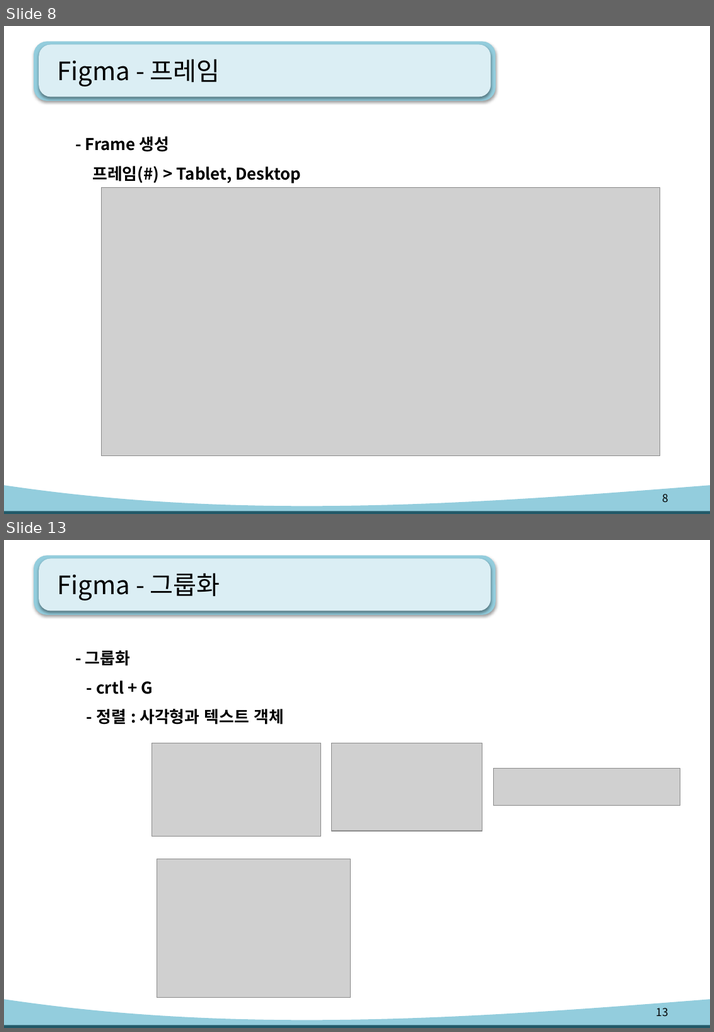
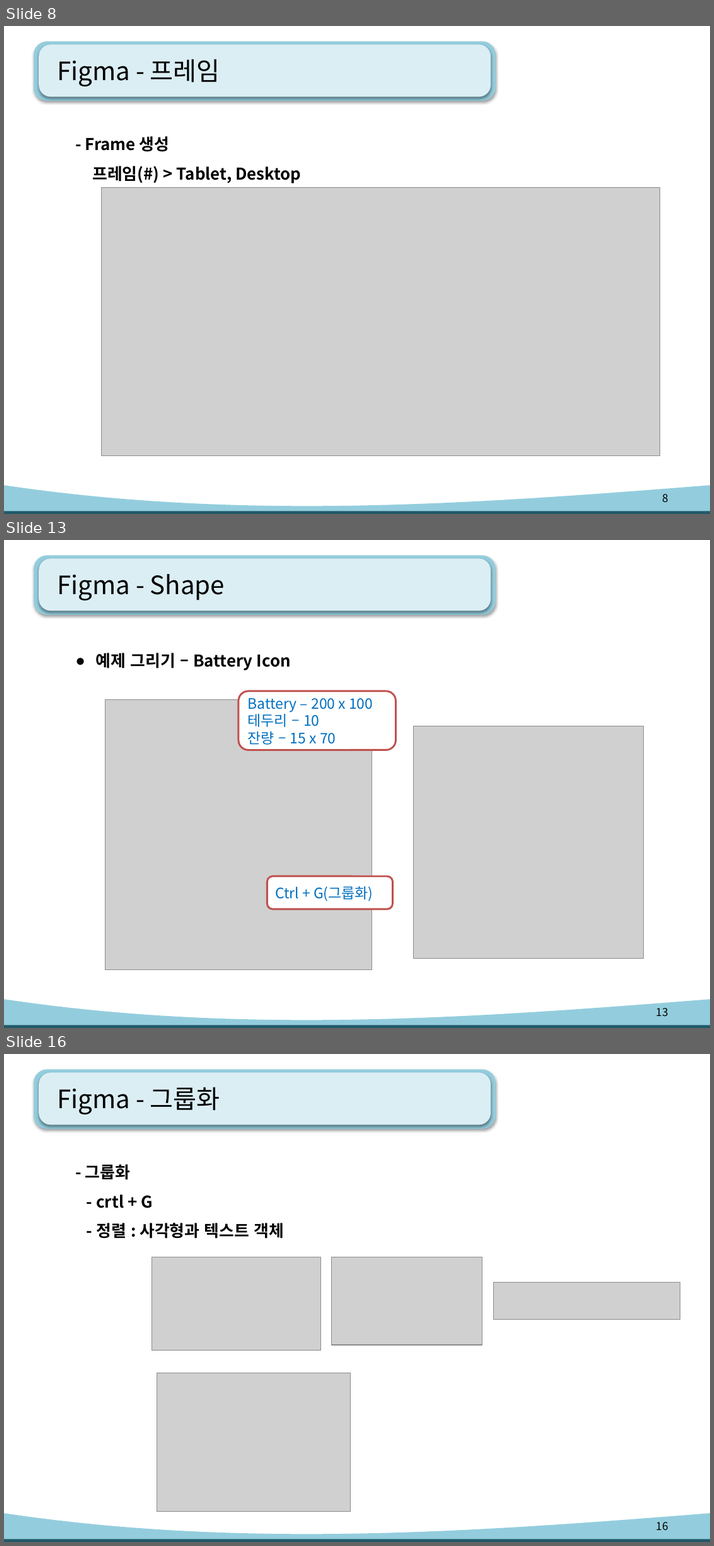
Before and after one commit to kiyongee2/green_project_web, a slide deck: figma_ppt/uiux-Figma.pptx. Shown one above the other, each under a label of ours: slides 8 and 13 before the commit, slides 8, 13 and 16 after it; the slides between them are not shown. The pictures are 714x1032 and 714x1546 pixels, drawn with LibreOffice and Linux fonts; fonts in the diff are those of the drawing; grey boxes stand for pictures. Boxes give left, top, right and bottom in pixels: in the first picture for what was removed or moved away, otherwise in the second. Text is boxed around its words. In the diff, an @@ line names an element or a change of style, - is before the commit and + after.

Commit message:
figma

```diff
--- a/figma_ppt/uiux-Figma.pptx
+++ b/figma_ppt/uiux-Figma.pptx
@@ slide 13 added at box(4, 540, 710, 1028), background #FFFFFF; not listed: 4 template elements that a slide beside it also shows @@
@@ title added at box(57, 574, 224, 600), 28 pt, text #000000 @@
+Figma - Shape
@@ text added at box(96, 653, 291, 670), 18 pt, text #000000, bold @@
+● 예제 그리기 – Battery Icon
@@ picture added at box(105, 699, 371, 970) @@
@@ rounded rectangle added at box(238, 691, 396, 750), fill #FFFFFF, outline #C0504D 2 pt, 16 pt, text #0070C0 @@
+Battery – 200 x 100
+테두리 – 10
+잔량 – 15 x 70
@@ picture added at box(413, 726, 643, 959) @@
@@ rounded rectangle added at box(267, 877, 393, 910), fill #FFFFFF, outline #C0504D 2 pt, 16 pt, text #0070C0 @@
+Ctrl + G(그룹화)
@@ page number added at box(655, 1008, 667, 1017), 12 pt, text #000000 @@
+13
@@ what was slide 13 is now slide 16 @@
@@ page number at box(655, 1522, 667, 1530): text changed @@
-13
+16
```
Also in this commit, not shown: 3 slides changed, 3 other slides added, 1 slide removed, 2 other files.
